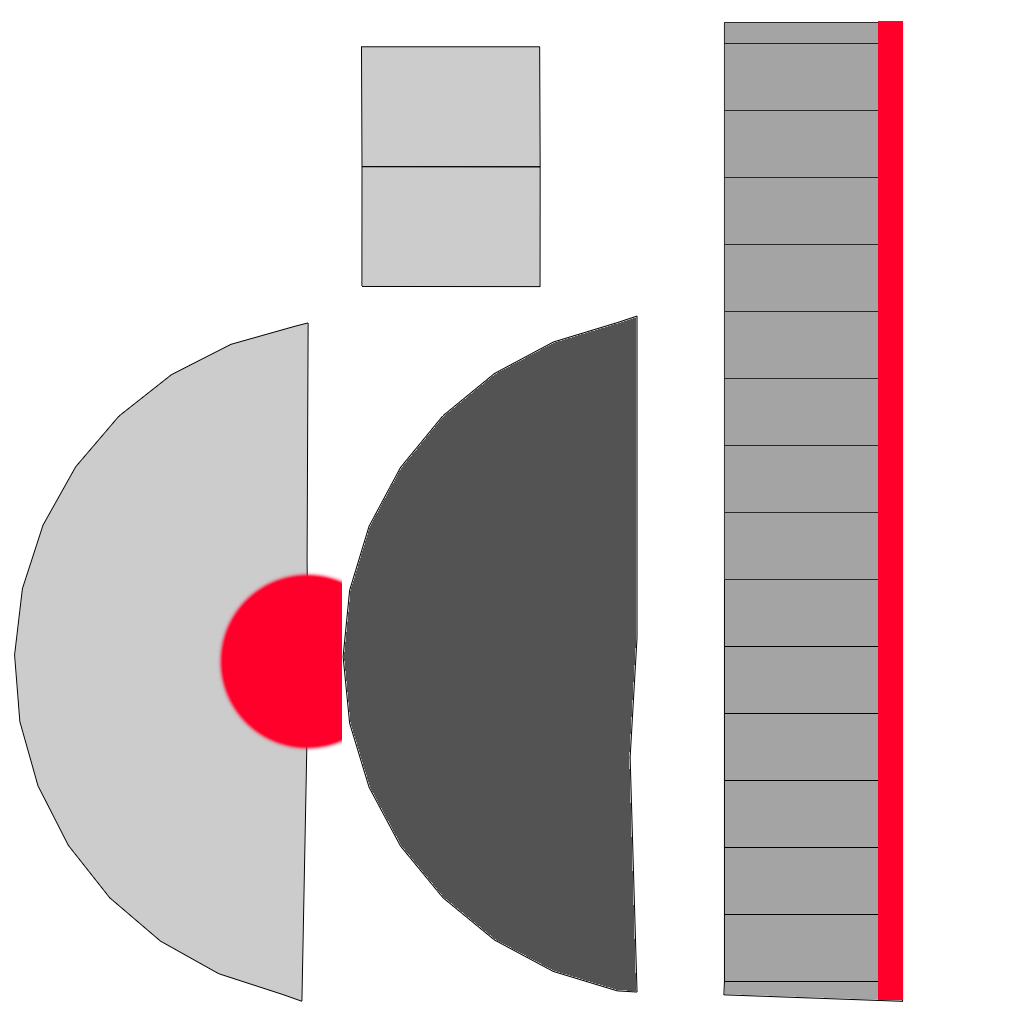
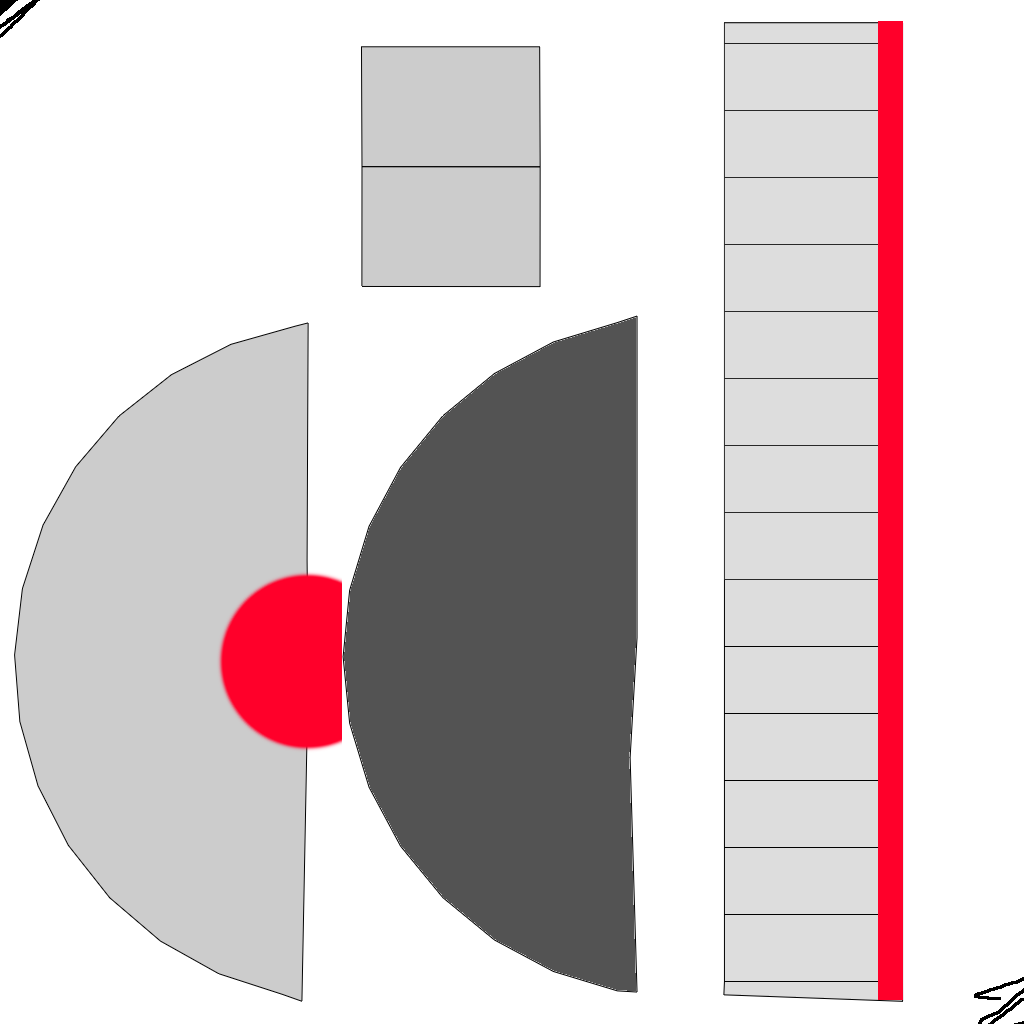
Two versions of the same layered image (1024px x 1024px). Layer-by-layer changes:
painted on "Layer 3" over bbox(0, 0, 1024, 1024)
painted on "Layer 1 copy" over bbox(725, 24, 878, 999)
